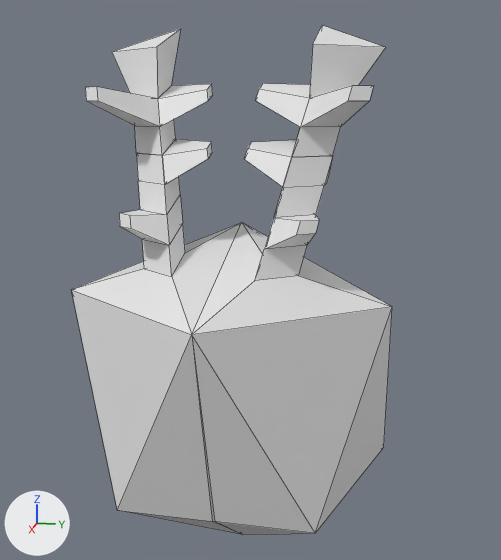
A saved change to the Blender file Unity/Astral Codex/Assets/precursor.blend.
The view is the same before and after, from a camera (50 mm lens) standing at (3.82, 0.81, 1.62) and looking at (0.03, 0.06, 0.67). Lighting does not change. The marker at lower left points along +X, +Y and +Z. Mesh edges are drawn as thin lines.
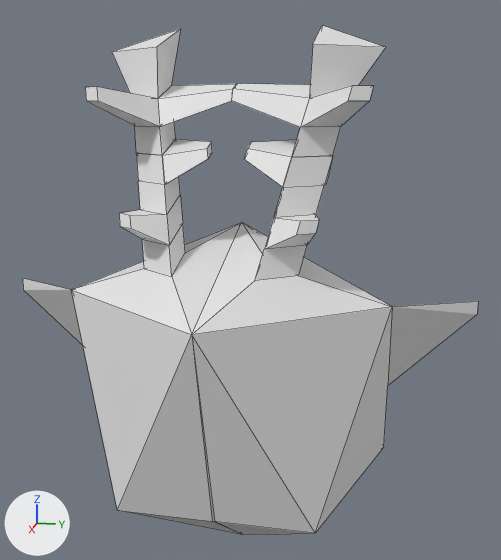
What changed in the scene script:
```text
Change me_icosphere:
    where me_icosphere.from_pydata(...)  # 62 vertices, 64 faces; spans x -0.89..1.05, y -0.01..0.85, z -1.0..2.07
    used by ob_icosphere; location = (0.0, 0.0, 0.0)
    verts and faces of me_icosphere; kept vertices keep their numbers, new ones are numbered from 62
    before: 2 (-0.28, 0.85, -0.45) at pixel (383, 447), 3 (0.72, 0.53, -0.45) at pixel (315, 533), 4 (-0.72, 0.53, 0.45), 8 (0.44, 0.85, 0.67) at pixel (392, 306)
    before: 31 (0.14, 0.12, 1.69) at pixel (258, 94), 32 (0.12, 0.14, 1.75) at pixel (262, 83), 33 (0.24, 0.12, 1.66) at pixel (255, 100), 34 (0.21, 0.14, 1.72) at pixel (259, 89)
    me_icosphere part 1
    add delete_faces([(2, 8, 3), (2, 4, 8)])
    add verts[62] = (0.08, 0.85, 0.11)  # pixel (387, 385)
    add verts[63] = (0.16, 1.29, 0.65)  # pixel (478, 301)
    add verts[64] = (0.17, 1.29, 0.58)  # pixel (477, 314)
    add faces += [(2, 62, 8, 3), (2, 4, 8, 62), (8, 62, 64, 63)]
    me_icosphere part 2
    add verts[31] = (0.14, 0.0, 1.69)  # moved
    add verts[33] = (0.24, 0.0, 1.66)  # moved, pixel (231, 100)
    add verts[32] = (0.12, 0.0, 1.75)  # moved, pixel (236, 83)
    add verts[34] = (0.21, 0.0, 1.72)  # moved, pixel (232, 88)
```

What differs and where, as boxes [x1, y1, x2, y2] in the pictures (501 x 560 px; the box of a moved part takes in the faces that stretch with it):
'Icosphere', reshaped (42% wider): before [72, 25, 392, 535]; after [23, 25, 478, 535]
part 1 of me_icosphere, moved or reshaped: before [316, 309, 392, 532]; after [23, 278, 478, 532]
part 2 of me_icosphere, moved or reshaped: before [158, 83, 310, 127]; after [158, 84, 310, 127]
